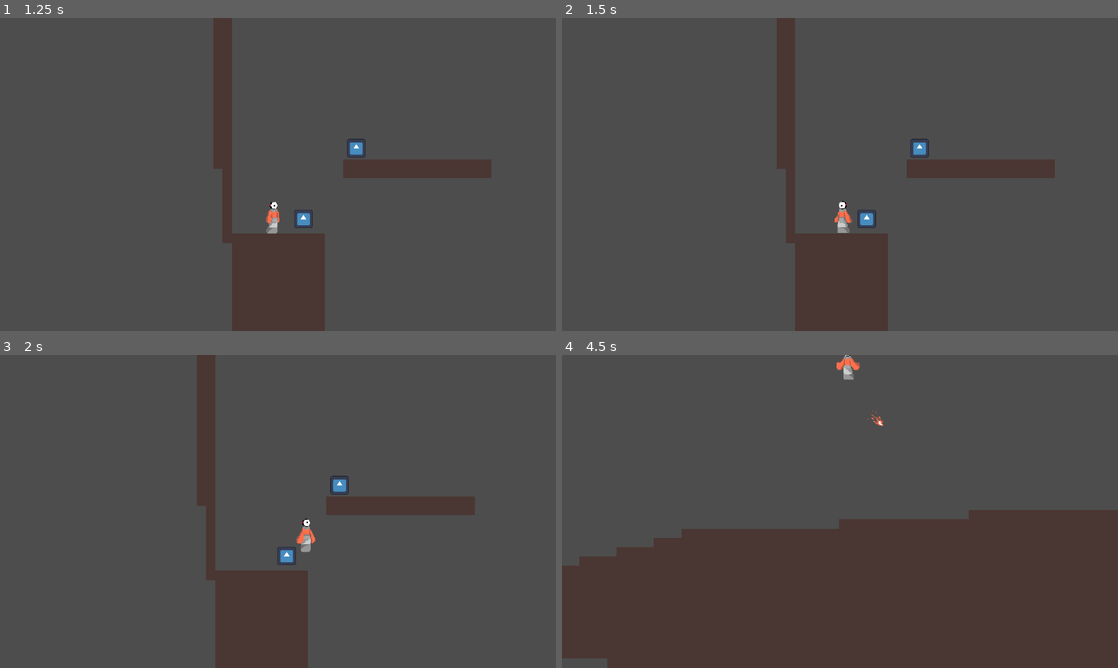
Above: before the commit, frames 1-4 (two rows, left to right).
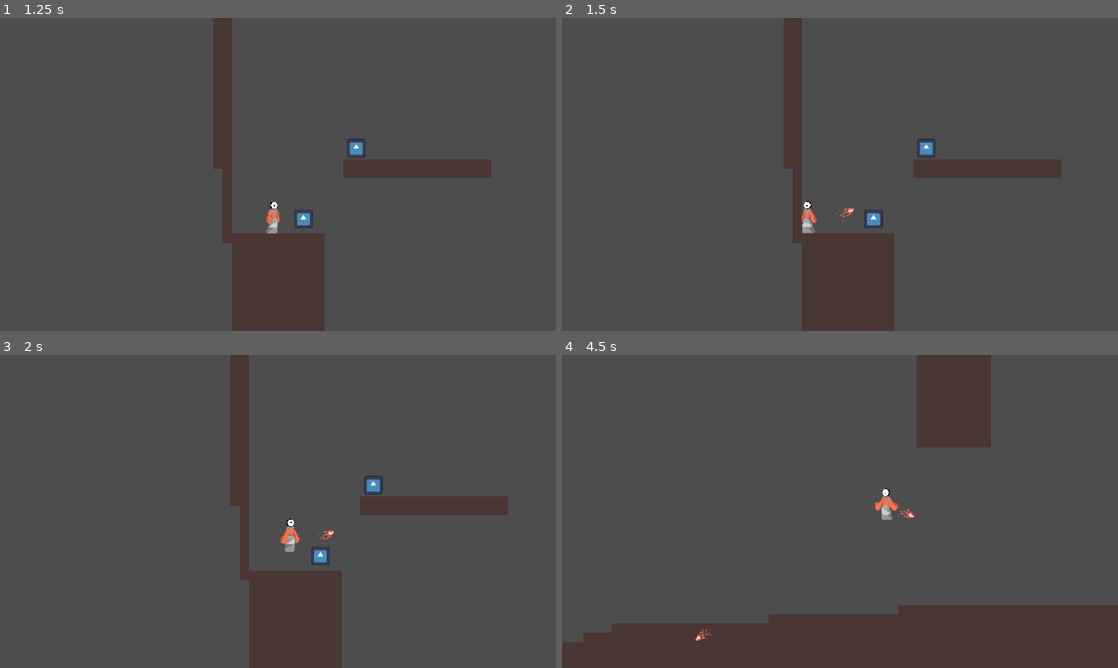
Above: after the commit, the same moments.

Repository: unsaltedkale/Quilt
Game: Godot game, scene res://TitleScreen.tscn
Two runs of this game, one before a commit and one after it. Both use one fixed random seed, a clock stepped at 60 frames per second and the inputs below. The engine's default icon, where the game draws it, is replaced by a stand-in: a white triangle on a blue panel in a dark square. Sound files missing from this copy of the repository are replaced by a short silence.
Inputs (mouse positions are in pixels of both pictures, inside the frame that each line leads up to):
- Up to frame 1 (1.25 s): click "PLAY" at 0.5 s
- Up to frame 2 (1.5 s): move the mouse to (962, 158) at 1.27 s; hold D (move_right) from 1.28 s (still down); click (962, 158) at 1.35 s
- Up to frame 3 (2 s): keep holding D (move_right); tap Space (jump) at 1.52 s
- Up to frame 4 (4.5 s): move the mouse to (728, 527) at 2.02 s; tap F (fire_projectile, bound only before the commit) at 2.1, 4.35 s; click (728, 527) at 2.17 s; tap Space (jump) at 2.27, 3.77 s; move the mouse to (895, 442) at 2.77 s; release D (move_right) at 2.78 s; hold A (move_left) 2.78-3.53 s; tap E (interact) at 2.85 s; click (895, 442) at 2.92 s; move the mouse to (812, 574) at 3.52 s; hold D (move_right) from 3.53 s (still down); click (812, 574) at 3.6 s; move the mouse to (1006, 558) at 4.27 s; click (1006, 558) at 4.42 s

Frame 1 is identical in both runs. In frame 2, 3.1% of the frame differs, in the area x 38-90%, y 0-100%; in frame 3, 9.1%; in frame 4, 33%, in the area x 0-100%, y 0-100%.

Commit message:
left click projectile

Diff:
--- a/Emily WIP/Scenes/stasis.tscn
+++ b/Emily WIP/Scenes/stasis.tscn
@@ -1,13 +1,19 @@
-[gd_scene load_steps=3 format=3 uid="uid://bm11upje0c6f2"]
+[gd_scene load_steps=4 format=3 uid="uid://bm11upje0c6f2"]
 
 [ext_resource type="Texture2D" uid="uid://dmcdml67v5cp1" path="res://icon.svg" id="1_nndfy"]
+[ext_resource type="Script" uid="uid://2mt3fdvrlct7" path="res://Emily WIP/Scripts/stasis.gd" id="1_r3qni"]
 
 [sub_resource type="CapsuleShape2D" id="CapsuleShape2D_r3qni"]
+height = 28.91566
 
 [node name="Stasis" type="Area2D"]
+script = ExtResource("1_r3qni")
 
 [node name="CollisionShape2D" type="CollisionShape2D" parent="."]
+scale = Vector2(6.64, 6.64)
 shape = SubResource("CapsuleShape2D_r3qni")
 
 [node name="Sprite2D" type="Sprite2D" parent="."]
+position = Vector2(-0.5, 1.4999962)
+scale = Vector2(0.9921875, 1.5078125)
 texture = ExtResource("1_nndfy")
--- /dev/null
+++ b/Emily WIP/Scripts/stasis.gd
@@ -0,0 +1 @@
+extends Area2D
--- a/project.godot
+++ b/project.godot
@@ -45,7 +45,7 @@
 }
 fire_projectile={
 "deadzone": 0.2,
-"events": [Object(InputEventKey,"resource_local_to_scene":false,"resource_name":"","device":0,"window_id":0,"alt_pressed":false,"shift_pressed":false,"ctrl_pressed":false,"meta_pressed":false,"pressed":false,"keycode":70,"physical_keycode":0,"key_label":0,"unicode":0,"location":0,"echo":false,"script":null)
+"events": [Object(InputEventMouseButton,"resource_local_to_scene":false,"resource_name":"","device":-1,"window_id":0,"alt_pressed":false,"shift_pressed":false,"ctrl_pressed":false,"meta_pressed":false,"button_mask":1,"position":Vector2(279, 35),"global_position":Vector2(298, 131),"factor":1.0,"button_index":1,"canceled":false,"pressed":true,"double_click":false,"script":null)
 ]
 }
 interact={
Not shown, added: Emily WIP/Scripts/stasis.gd.uid
